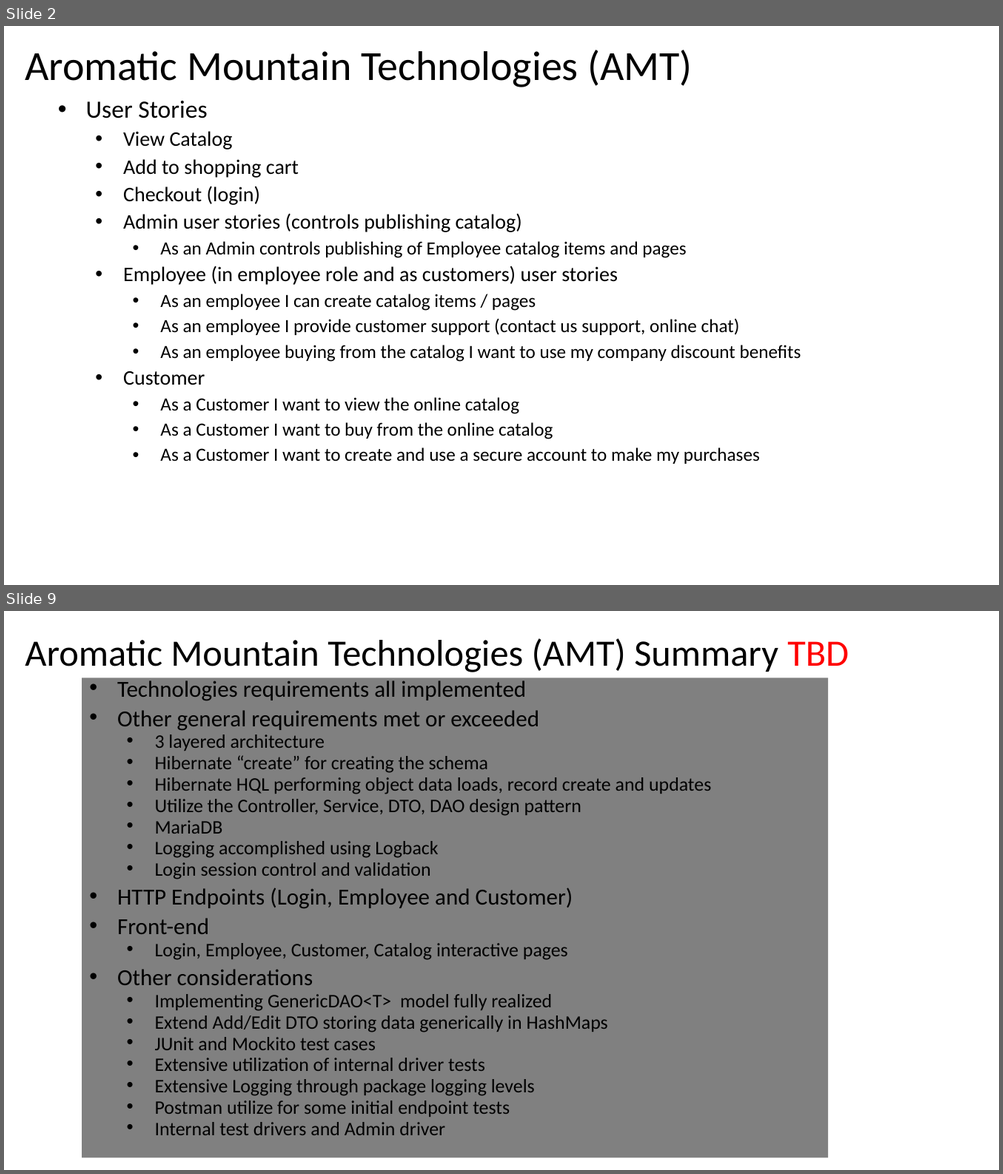
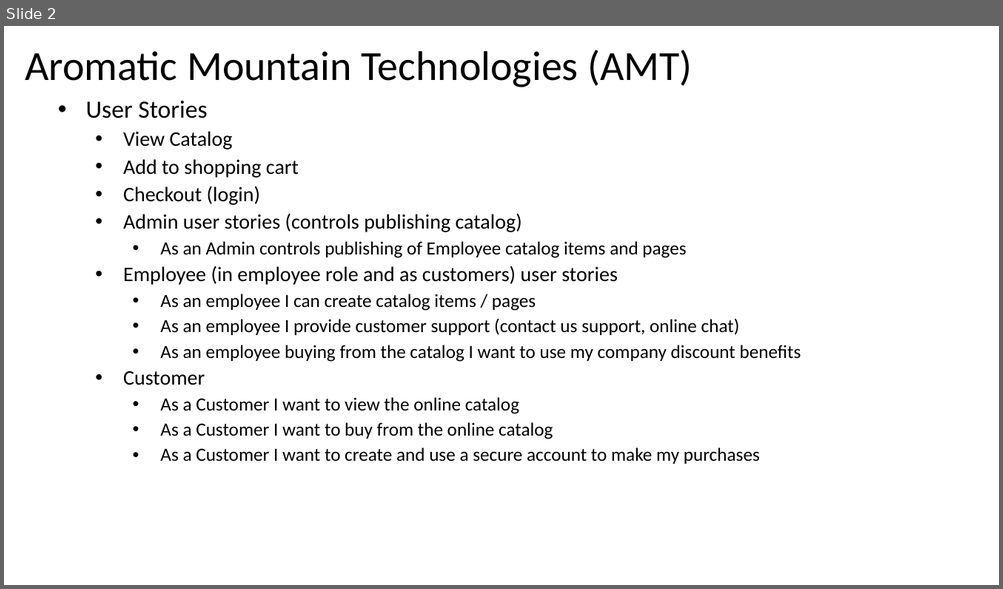
Before and after one commit to tlw8253/amt-mvc, a slide deck: docs/AMT-mvc.pptx. Shown one above the other, each under a label of ours: slides 2 and 9 before the commit, slide 2 after it; the slides between them are not shown. The pictures are 1003x1174 and 1003x589 pixels, drawn with LibreOffice and Linux fonts; fonts in the diff are those of the drawing. Boxes give left, top, right and bottom in pixels: in the first picture for what was removed or moved away, otherwise in the second. Text is boxed around its words. In the diff, an @@ line names an element or a change of style, - is before the commit and + after.

```diff
--- a/docs/AMT-mvc.pptx
+++ b/docs/AMT-mvc.pptx
@@ slide 9 removed at box(4, 611, 999, 1170), background #FFFFFF @@
@@ title removed at box(25, 638, 848, 672) @@
-Aromatic Mountain Technologies (AMT) Summary TBD
@@ subtitle removed at box(82, 678, 828, 1159) @@
-• Technologies requirements all implemented
-• Other general requirements met or exceeded
-  • 3 layered architecture
-  • Hibernate “create” for creating the schema
-  • Hibernate HQL performing object data loads, record create and updates
-  • Utilize the Controller, Service, DTO, DAO design pattern
-  • MariaDB
-  • Logging accomplished using Logback
-  • Login session control and validation
-• HTTP Endpoints (Login, Employee and Customer)
-• Front-end
-  • Login, Employee, Customer, Catalog interactive pages
-• Other considerations
-  • Implementing GenericDAO<T> model fully realized
-  • Extend Add/Edit DTO storing data generically in HashMaps
-  • JUnit and Mockito test cases
-  • Extensive utilization of internal driver tests
-  • Extensive Logging through package logging levels
-  • Postman utilize for some initial endpoint tests
-  • Internal test drivers and Admin driver
```
Also in this commit, not shown: 2 slides changed, 2 slides added, 5 other slides removed, 23 other files.
